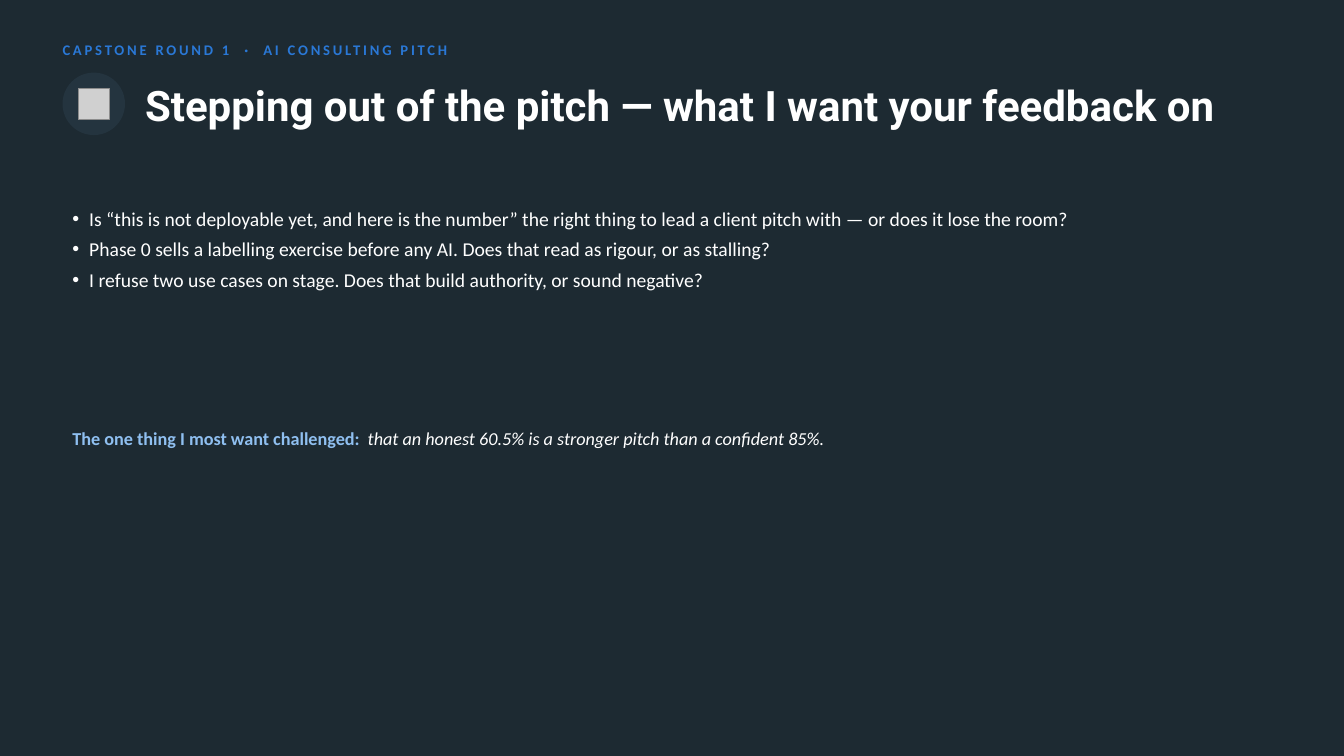
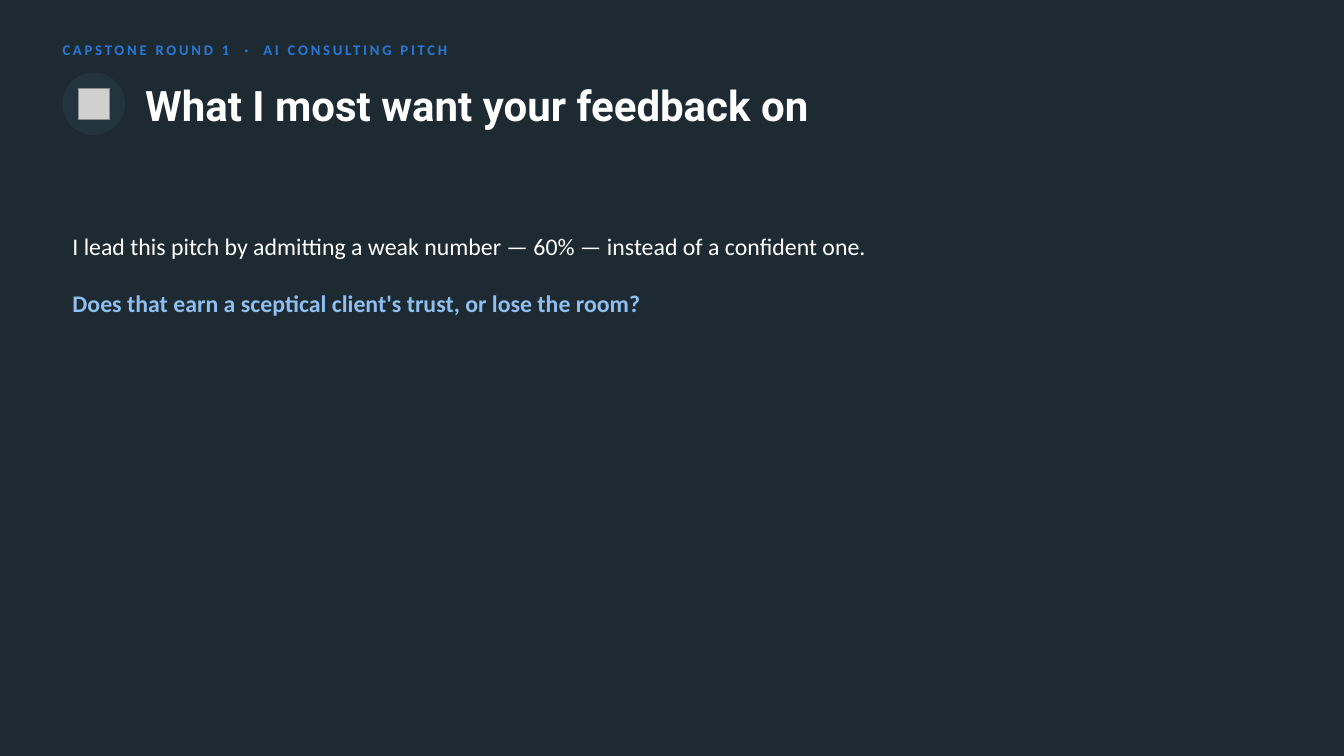
Before and after one commit to nyelugo/PROJECT-Capstone-AI-Consulting, a slide deck: slide 6 of presentation/round1_pitch.pptx (slide 13 before the commit). Drawn at 1344x756 pixels with LibreOffice and Linux fonts; fonts in the diff are those of the drawing; grey boxes stand for pictures. Boxes give left, top, right and bottom in pixels: in the first picture for what was removed or moved away, otherwise in the second. Text is boxed around its words. In the diff, an @@ line names an element or a change of style, - is before the commit and + after.

```diff
--- a/presentation/round1_pitch.pptx
+++ b/presentation/round1_pitch.pptx
@@ text at (x1=145, y1=89, x2=808, y2=130): text changed @@
-Stepping out of the pitch — what I want your feedback on
+What I most want your feedback on
@@ text at (x1=72, y1=238, x2=865, y2=316): text changed; size 14 to 17 pt @@
-• Is “this is not deployable yet, and here is the number” the right thing to lead a client pitch with — or does it lose the room?
-• Phase 0 sells a labelling exercise before any AI. Does that read as rigour, or as stalling?
-• I refuse two use cases on stage. Does that build authority, or sound negative?
+I lead this pitch by admitting a weak number — 60% — instead of a confident one.
+Does that earn a sceptical client's trust, or lose the room?
@@ text removed at (x1=72, y1=432, x2=824, y2=448) @@
-The one thing I most want challenged: that an honest 60.5% is a stronger pitch than a confident 85%.
```
Also in this commit, not shown: 11 other slides changed, 1 slide added, 4 slides removed, 2 other files.
